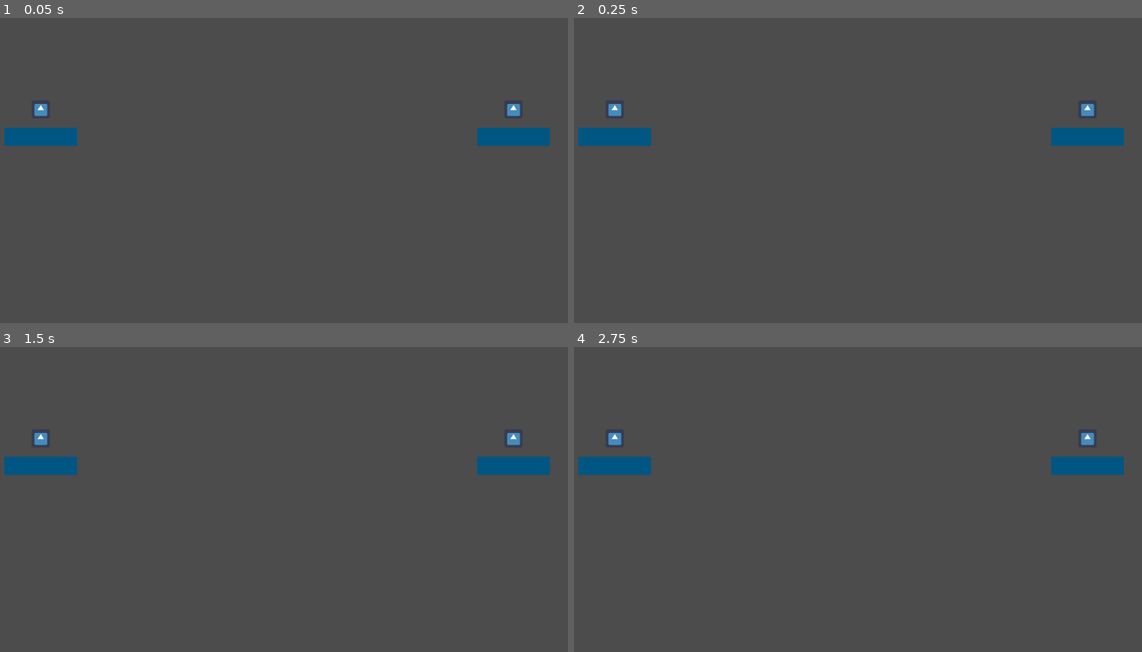
Above: before the commit, frames 1-4 (two rows, left to right).
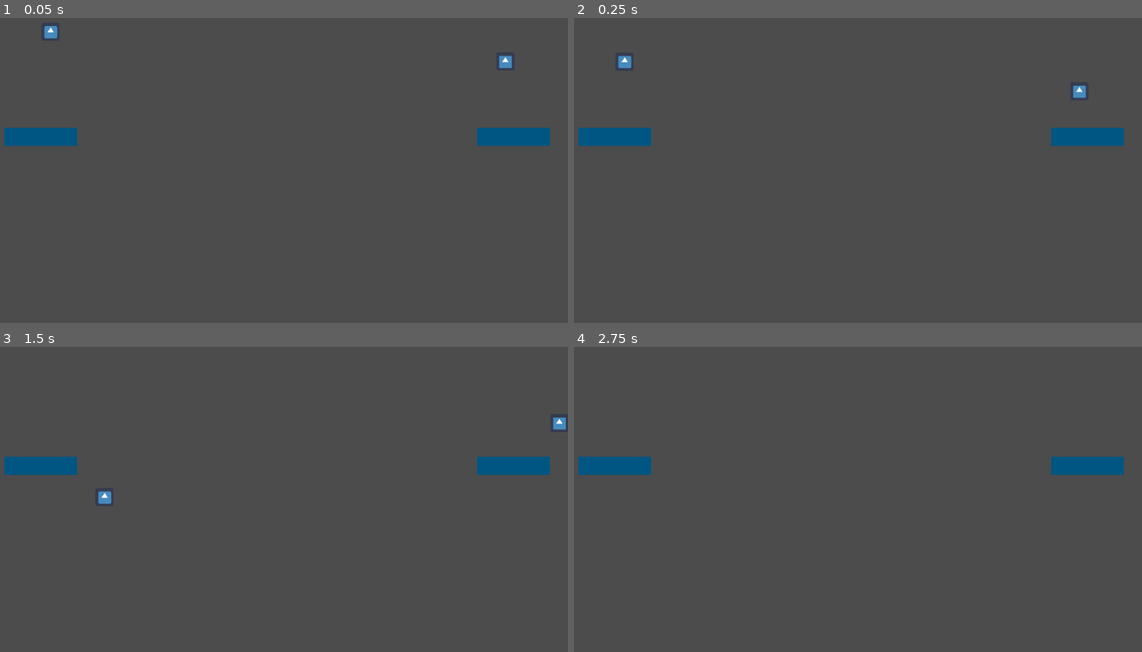
Above: after the commit, the same moments.

Repository: PoliPyc/DIYTournament
Game: Godot game, scene res://World.tscn
Same seed, same stepped clock (60 frames per second), same inputs: the game is played once before the commit and once after it. The engine's default icon, where the game draws it, is replaced by a stand-in: a white triangle on a blue panel in a dark square.
Inputs:
- Up to frame 1 (0.05 s): no input
- Up to frame 2 (0.25 s): no input
- Up to frame 3 (1.5 s): tap Enter (ui_accept) at 0.5, 0.6, 0.77, 1.07, 1.35 s; hold Right from 0.53 s (still down)
- Up to frame 4 (2.75 s): tap Enter (ui_accept) at 1.52, 1.82, 2.1 s; release Right at 2.03 s; hold Left from 2.03 s (still down)

The runs differ from the first frame. In frame 1, 0.4% of the frame differs, in the area x 6-92%, y 2-33%; in frame 2, 0.4%; in frame 3, 0.4%, in the area x 6-100%, y 23-52%; in frame 4, 0.2%.

Commit message:
MOŻNA SPADAĆ DO PRZEPAŚCI

Diff:
--- /dev/null
+++ b/Player_model.gd
@@ -0,0 +1,35 @@
+extends KinematicBody2D
+
+#Jump
+export var fallMultiplier = 2
+export var lowJumpMultiplier = 10
+export var jumpVelocity = 400 #Jump height
+export var speed = 100
+#Physics
+var velocity = Vector2()
+export var gravity = 8
+
+func _physics_process(delta):
+
+    #Applying gravity to player
+    velocity.y += gravity
+
+    #Jump Physics
+    if velocity.y > 0: #Player is falling
+        velocity += Vector2.UP * (-9.81) * (fallMultiplier) #Falling action is faster than jumping action | Like in mario
+
+    elif velocity.y < 0 && Input.is_action_just_released("ui_accept"): #Player is jumping
+        velocity += Vector2.UP * (-9.81) * (lowJumpMultiplier) #Jump Height depends on how long you will hold key
+
+    if is_on_floor():
+        if Input.is_action_just_pressed("ui_accept"):
+            velocity = Vector2.UP * jumpVelocity #Normal Jump action
+    if Input.is_key_pressed(KEY_RIGHT):
+        print("RAJT");
+        velocity.x = speed
+    elif Input.is_key_pressed(KEY_LEFT):
+        print("LEFT")
+        velocity.x = -speed
+    else:
+        velocity.x = 0
+    velocity = move_and_slide(velocity, Vector2(0,-1))
--- a/Player_model.tscn
+++ b/Player_model.tscn
@@ -1,24 +1,26 @@
-[gd_scene load_steps=6 format=2]
+[gd_scene load_steps=7 format=2]
 
-[ext_resource path="res://icon.png" type="Texture" id=1]
-[ext_resource path="res://Builder.tscn" type="PackedScene" id=2]
-[ext_resource path="res://Projectile_spawn.tscn" type="PackedScene" id=3]
-[ext_resource path="res://State.tscn" type="PackedScene" id=4]
+[ext_resource path="res://Player_model.gd" type="Script" id=1]
+[ext_resource path="res://icon.png" type="Texture" id=2]
+[ext_resource path="res://Builder.tscn" type="PackedScene" id=3]
+[ext_resource path="res://Projectile_spawn.tscn" type="PackedScene" id=4]
+[ext_resource path="res://State.tscn" type="PackedScene" id=5]
 
 [sub_resource type="RectangleShape2D" id=1]
 extents = Vector2( 16, 16 )
 
 [node name="Player_body" type="KinematicBody2D"]
+script = ExtResource( 1 )
 
 [node name="Sprite" type="Sprite" parent="."]
 scale = Vector2( 0.5, 0.5 )
-texture = ExtResource( 1 )
+texture = ExtResource( 2 )
 
 [node name="CollisionShape2D" type="CollisionShape2D" parent="."]
 shape = SubResource( 1 )
 
-[node name="Builder" parent="." instance=ExtResource( 2 )]
+[node name="Builder" parent="." instance=ExtResource( 3 )]
 
-[node name="Projectile_spawn" parent="." instance=ExtResource( 3 )]
+[node name="Projectile_spawn" parent="." instance=ExtResource( 4 )]
 
-[node name="State" parent="." instance=ExtResource( 4 )]
+[node name="State" parent="." instance=ExtResource( 5 )]
--- a/World.tscn
+++ b/World.tscn
@@ -33,7 +33,7 @@
 tile_data = PoolIntArray( 524289, 0, 0, 524290, 0, 0, 524291, 0, 0, 524292, 0, 0, 524315, 0, 0, 524316, 0, 0, 524317, 0, 0, 524318, 0, 0 )
 
 [node name="Player_body" parent="." instance=ExtResource( 2 )]
-position = Vector2( 96, 224 )
+position = Vector2( 113.453, 84.3727 )
 
 [node name="Player_body2" parent="." instance=ExtResource( 2 )]
-position = Vector2( 928, 224 )
+position = Vector2( 913.72, 136.733 )
